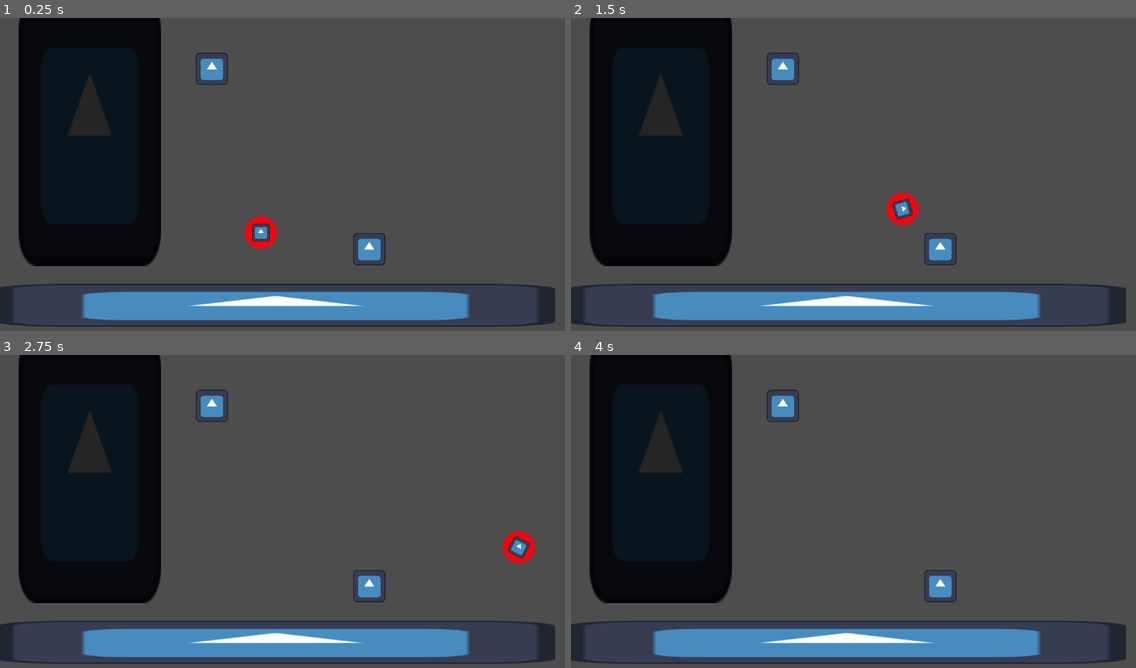
Above: before the commit, frames 1-4 (two rows, left to right).
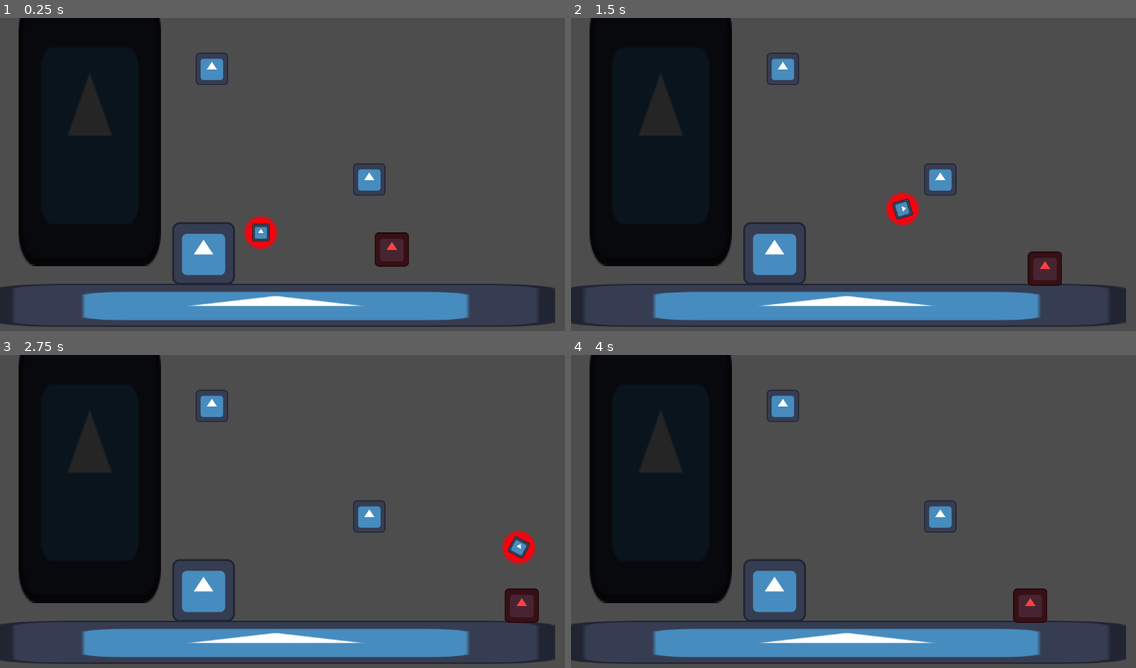
Above: after the commit, the same moments.

Repository: Guardenean/PirateSoftwareGamejam-2024
Game: Godot game, scene res://Cenas/Teste Bola.tscn
The game is run twice, just before and just after one commit, with the same random seed, the same clock (stepped at 60 frames per second) and the same inputs. The engine's default icon, where the game draws it, is replaced by a stand-in: a white triangle on a blue panel in a dark square.
Inputs (mouse positions are in pixels of both pictures, inside the frame that each line leads up to):
- Up to frame 1 (0.25 s): no input
- Up to frame 2 (1.5 s): move the mouse to (977, 161) at 0.52 s; hold D (direita) from 0.53 s (still down); tap Space (pulo) at 0.6, 0.77, 1.07 s; move the mouse to (740, 193) at 1.27 s; tap E (interagir) at 1.35 s
- Up to frame 3 (2.75 s): tap Space (pulo) at 1.52, 1.55, 1.82, 2.1 s; move the mouse to (339, 442) at 2.02 s; release D (direita) at 2.03 s; hold A (esquerda) from 2.03 s (still down)
- Up to frame 4 (4 s): move the mouse to (825, 577) at 2.77 s; release A (esquerda) at 2.78 s; hold D (direita) from 2.78 s (still down); tap E (interagir) at 2.85 s; tap Space (pulo) at 3.02, 3.05, 3.32, 3.6, 3.77 s; move the mouse to (1023, 561) at 3.52 s

The runs differ from the first frame. In frame 1, 2.6% of the frame differs, in the area x 30-73%, y 46-85%; in frame 2, 2.7%, in the area x 30-87%, y 46-86%; in frame 3, 2.7%; in frame 4, 2.7%.

Commit message:
Inimigo v0
Primeira iteração de inimigo. Apenas a patrulha feita

Diff:
--- /dev/null
+++ b/Cenas/Alquimista.tscn
@@ -0,0 +1,42 @@
+[gd_scene load_steps=5 format=3 uid="uid://bw383htxkpgv6"]
+
+[ext_resource type="Script" path="res://Scripts/alquimista.gd" id="1_17u11"]
+[ext_resource type="Texture2D" uid="uid://cv3ua4otixn0e" path="res://Assets/icon.svg" id="1_nyn4m"]
+[ext_resource type="PackedScene" uid="uid://tqnl75dh036q" path="res://Cenas/Player.tscn" id="2_saby3"]
+
+[sub_resource type="RectangleShape2D" id="RectangleShape2D_17lxm"]
+size = Vector2(70, 69)
+
+[node name="Alquimista" type="CharacterBody2D"]
+collision_layer = 2
+script = ExtResource("1_17u11")
+cena_player = ExtResource("2_saby3")
+
+[node name="CollisionShape2D" type="CollisionShape2D" parent="."]
+position = Vector2(0, -35.5)
+shape = SubResource("RectangleShape2D_17lxm")
+
+[node name="Sprite2D" type="Sprite2D" parent="."]
+self_modulate = Color(1, 0.258824, 0.258824, 1)
+position = Vector2(0, -35)
+scale = Vector2(0.546875, 0.546875)
+texture = ExtResource("1_nyn4m")
+
+[node name="Raycast" type="Node2D" parent="."]
+position = Vector2(0, -35)
+
+[node name="RayParede" type="RayCast2D" parent="Raycast"]
+target_position = Vector2(70, 0)
+
+[node name="RayChao" type="RayCast2D" parent="Raycast"]
+position = Vector2(70, 0)
+target_position = Vector2(0, 60)
+
+[node name="RayVisao" type="RayCast2D" parent="Raycast"]
+target_position = Vector2(700, 0)
+collision_mask = 2
+
+[node name="TempoParado" type="Timer" parent="."]
+one_shot = true
+
+[connection signal="timeout" from="TempoParado" to="." method="_on_tempo_parado_timeout"]
--- a/Cenas/Escuridao.tscn
+++ b/Cenas/Escuridao.tscn
@@ -7,6 +7,8 @@
 size = Vector2(270, 542)
 
 [node name="Escuridao" type="Area2D"]
+collision_layer = 2
+collision_mask = 2
 script = ExtResource("1_h0k2p")
 
 [node name="CollisionShape2D" type="CollisionShape2D" parent="."]
--- a/Cenas/Player.tscn
+++ b/Cenas/Player.tscn
@@ -11,6 +11,7 @@
 radius = 34.5254
 
 [node name="Bola" type="RigidBody2D" groups=["Player"]]
+collision_layer = 2
 physics_material_override = SubResource("PhysicsMaterial_5ng1j")
 script = ExtResource("1_6p634")
 speed = 400.0
--- a/Cenas/Teste Bola.tscn
+++ b/Cenas/Teste Bola.tscn
@@ -1,9 +1,10 @@
-[gd_scene load_steps=6 format=3 uid="uid://bm3jypn17udcg"]
+[gd_scene load_steps=7 format=3 uid="uid://bm3jypn17udcg"]
 
 [ext_resource type="Texture2D" uid="uid://cv3ua4otixn0e" path="res://Assets/icon.svg" id="1_txtqh"]
 [ext_resource type="PackedScene" uid="uid://tqnl75dh036q" path="res://Cenas/Player.tscn" id="2_abm1e"]
 [ext_resource type="PackedScene" uid="uid://0ahaj4gw025h" path="res://Cenas/Escuridao.tscn" id="3_qsbgr"]
 [ext_resource type="PackedScene" uid="uid://d2lpiql47hogl" path="res://Cenas/Vent.tscn" id="4_u3ilx"]
+[ext_resource type="PackedScene" uid="uid://bw383htxkpgv6" path="res://Cenas/Alquimista.tscn" id="5_m4lcd"]
 
 [sub_resource type="RectangleShape2D" id="RectangleShape2D_rhfrn"]
 size = Vector2(128.224, 112)
@@ -27,13 +28,28 @@
 scale = Vector2(8.91406, 0.6875)
 shape = SubResource("RectangleShape2D_rhfrn")
 
+[node name="RigidBody2D2" type="StaticBody2D" parent="Chao"]
+position = Vector2(415, 481)
+
+[node name="Sprite2D" type="Sprite2D" parent="Chao/RigidBody2D2"]
+texture = ExtResource("1_txtqh")
+
+[node name="CollisionShape2D" type="CollisionShape2D" parent="Chao/RigidBody2D2"]
+shape = SubResource("RectangleShape2D_rhfrn")
+
 [node name="Escuridao" parent="." instance=ExtResource("3_qsbgr")]
 position = Vector2(183, 232)
 
 [node name="Vent" parent="." instance=ExtResource("4_u3ilx")]
 position = Vector2(870, 475)
 
+[node name="Entrada" parent="Vent" index="0"]
+position = Vector2(-117, -145)
+
 [node name="Saida" parent="Vent" index="1"]
 position = Vector2(-438, -371)
 
+[node name="Alquimista" parent="." instance=ExtResource("5_m4lcd")]
+position = Vector2(799, 475)
+
 [editable path="Vent"]
--- a/Cenas/Vent.tscn
+++ b/Cenas/Vent.tscn
@@ -11,6 +11,8 @@
 
 [node name="Entrada" type="Area2D" parent="."]
 position = Vector2(-117, -3)
+collision_layer = 2
+collision_mask = 2
 
 [node name="Sprite2D" type="Sprite2D" parent="Entrada"]
 scale = Vector2(0.515625, 0.515625)
@@ -21,6 +23,8 @@
 
 [node name="Saida" type="Area2D" parent="."]
 position = Vector2(112, -3)
+collision_layer = 2
+collision_mask = 2
 
 [node name="Sprite2D" type="Sprite2D" parent="Saida"]
 scale = Vector2(0.515625, 0.515625)
--- /dev/null
+++ b/Scripts/alquimista.gd
@@ -0,0 +1,91 @@
+extends CharacterBody2D
+
+
+@export var normalSpeed = 150.0
+@export var chaseSpeed = 300.0
+@export var JUMP_VELOCITY = -400.0
+
+@export var target : RigidBody2D
+
+@onready var rayparent = $Raycast
+@onready var ray_parede = $Raycast/RayParede
+@onready var ray_chao = $Raycast/RayChao
+@onready var ray_visao = $Raycast/RayVisao
+
+@onready var tempo_parado = $TempoParado
+
+@export var projetil : PackedScene
+@export var cena_player : PackedScene
+
+var direction := 1
+var next_dir := 0
+
+var esperando : bool = false
+
+@export var possuido : bool = false
+
+# Get the gravity from the project settings to be synced with RigidBody nodes.
+var gravity = ProjectSettings.get_setting("physics/2d/default_gravity")
+
+func _physics_process(delta):
+	# Add the gravity.
+	if not is_on_floor():
+		velocity.y += gravity * delta
+
+	if possuido:
+		Possuido()
+
+	else:
+		var c
+		if ray_visao.is_colliding():
+			c = ray_visao.get_collider()
+			if c.is_in_group('Player'):
+				Perseguir()
+
+		else:
+			Patrulhar()
+
+	move_and_slide()
+
+func Patrulhar():
+	if is_on_floor() and esperando == false:
+		if ray_parede.is_colliding() or !ray_chao.is_colliding():
+			esperando = true
+			next_dir = -direction
+			rayparent.scale.x = -direction
+			direction = 0
+			tempo_parado.start()
+			print('to esperando!')
+
+		velocity.x = direction * normalSpeed
+
+func Perseguir():
+	velocity.x = 0
+	print('A LÁ O CORNO!!!!!!!')
+
+func Atacar():
+	var b = projetil.instantiate()
+
+func Possuido():
+	# Handle jump.
+	if Input.is_action_just_pressed("pulo") and is_on_floor():
+		velocity.y = JUMP_VELOCITY
+
+	direction = Input.get_axis("esquerda", "direita")
+	if direction:
+		velocity.x = direction * normalSpeed
+	else:
+		velocity.x = move_toward(velocity.x, 0, normalSpeed)
+
+func liberar():
+	var p = cena_player.instantiate()
+	p.global_position = global_position
+
+func Morrer():
+	# VAI MUDAR
+	queue_free()
+
+func _on_tempo_parado_timeout():
+	print('TIMEOUT')
+	direction = next_dir
+	esperando = false
Binary file added: Assets/Umbra/Umbra_Andante.png
Not shown, added: Assets/Umbra/Umbra_Andante.png.import
